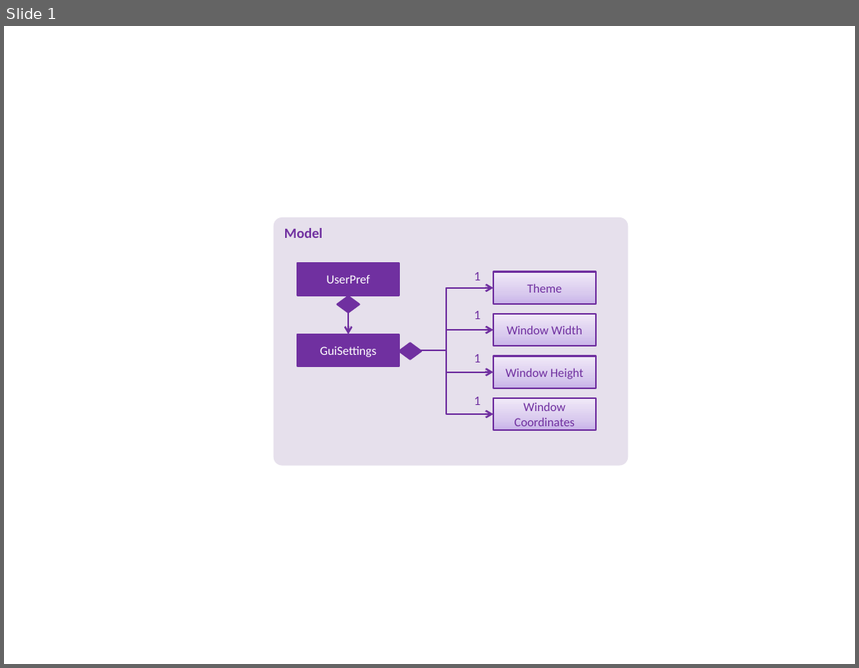
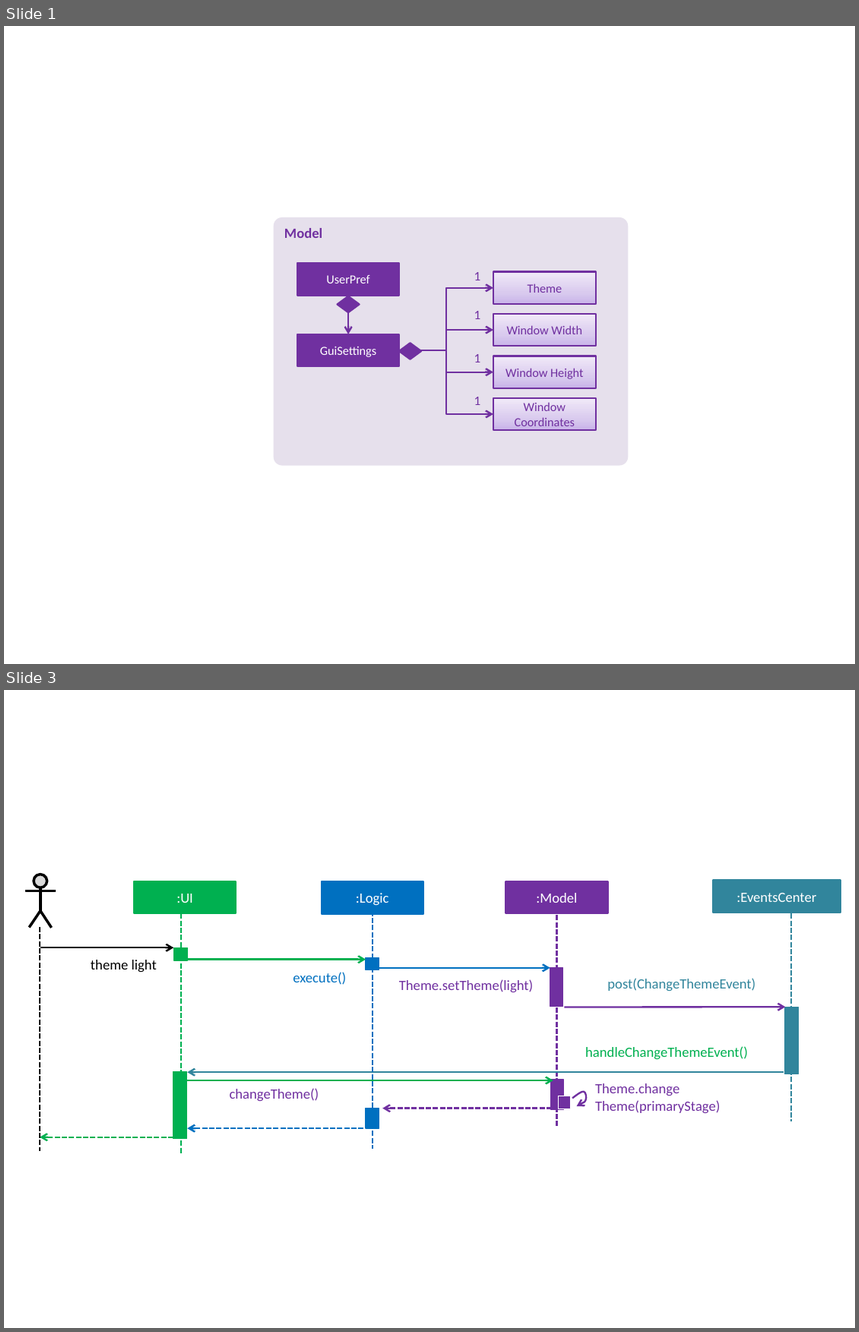
Before and after one commit to nus-cs2103-AY1718S2/addressbook-level4, a slide deck: docs/diagrams/ChangingThemesDiagrams.pptx. Shown one above the other, each under a label of ours: slide 1 before the commit, slides 1 and 3 after it; the slides between them are not shown. The pictures are 859x668 and 859x1332 pixels, drawn with LibreOffice and Linux fonts; fonts in the diff are those of the drawing. Boxes give left, top, right and bottom in pixels: in the first picture for what was removed or moved away, otherwise in the second. Text is boxed around its words. In the diff, an @@ line names an element or a change of style, - is before the commit and + after.

```diff
--- a/docs/diagrams/ChangingThemesDiagrams.pptx
+++ b/docs/diagrams/ChangingThemesDiagrams.pptx
@@ slide 3 added at [4,690,855,1328], background #FFFFFF @@
@@ group added at [25,875,841,1155]: 12 rectangles, 9 arrows, 7 lines, 7 texts, 2 freeform shapes, 1 ellipse @@
+:UI
+:Logic
+:Model
+theme light
+execute()
+Theme.setTheme(light)
+post(ChangeThemeEvent)
+:EventsCenter
+handleChangeThemeEvent()
+Theme.change
+Theme(primaryStage)
+changeTheme()
```
Also in this commit, not shown: 1 slide changed, 1 other slide added, 55 other files.
